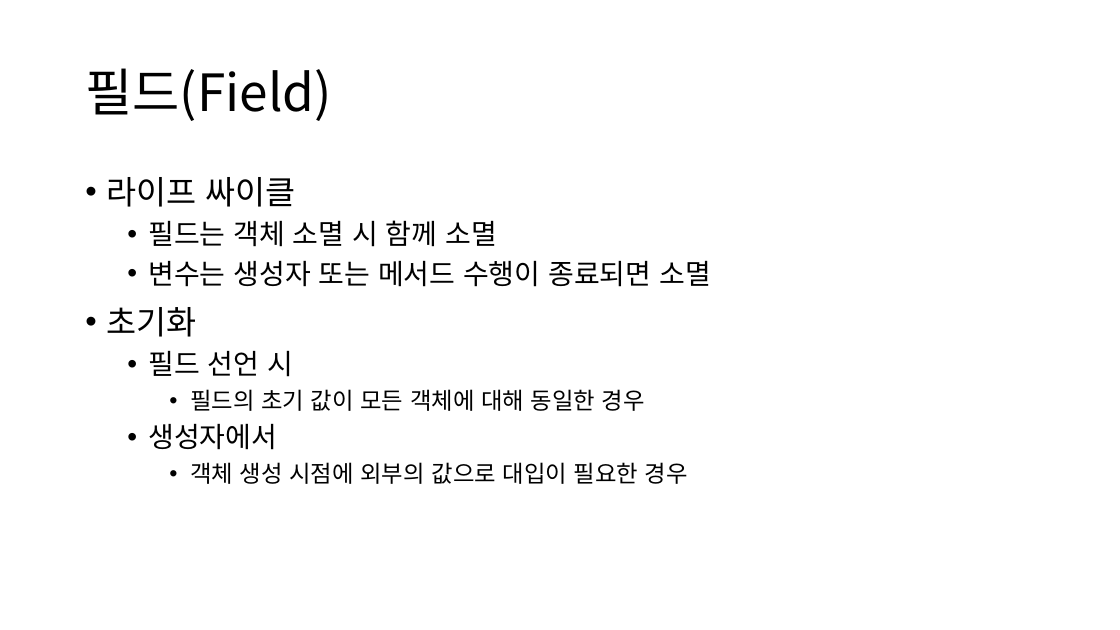
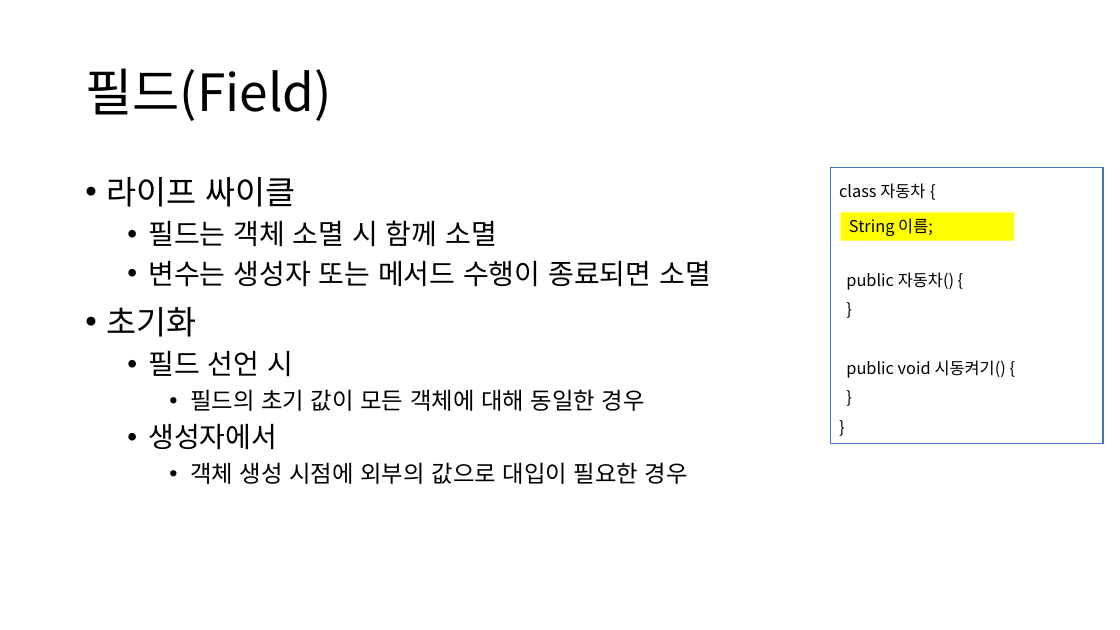
Before and after one commit to YonghoChoi/develop-note, a slide deck: slide 8 of ppt/객체지향 기본.pptx (slide 12 before the commit). Drawn at 1120x630 pixels with LibreOffice and Linux fonts; fonts in the diff are those of the drawing. Boxes give left, top, right and bottom in pixels: in the first picture for what was removed or moved away, otherwise in the second. Text is boxed around its words. In the diff, an @@ line names an element or a change of style, - is before the commit and + after.

```diff
--- a/ppt/객체지향 기본.pptx
+++ b/ppt/객체지향 기본.pptx
@@ rectangle added at [831,168,1103,444], fill #FFFFFF, outline #4472C4 1 pt, 14 pt, text #000000 @@
+class 자동차 {
+public 자동차() {
+}
+public void 시동켜기() {
+}
+}
@@ rectangle added at [841,213,1014,241], fill #FFFF00, 14 pt, text #000000 @@
+String 이름;
```
Also in this commit, not shown: 5 other slides changed, 9 slides added, 7 slides removed.
